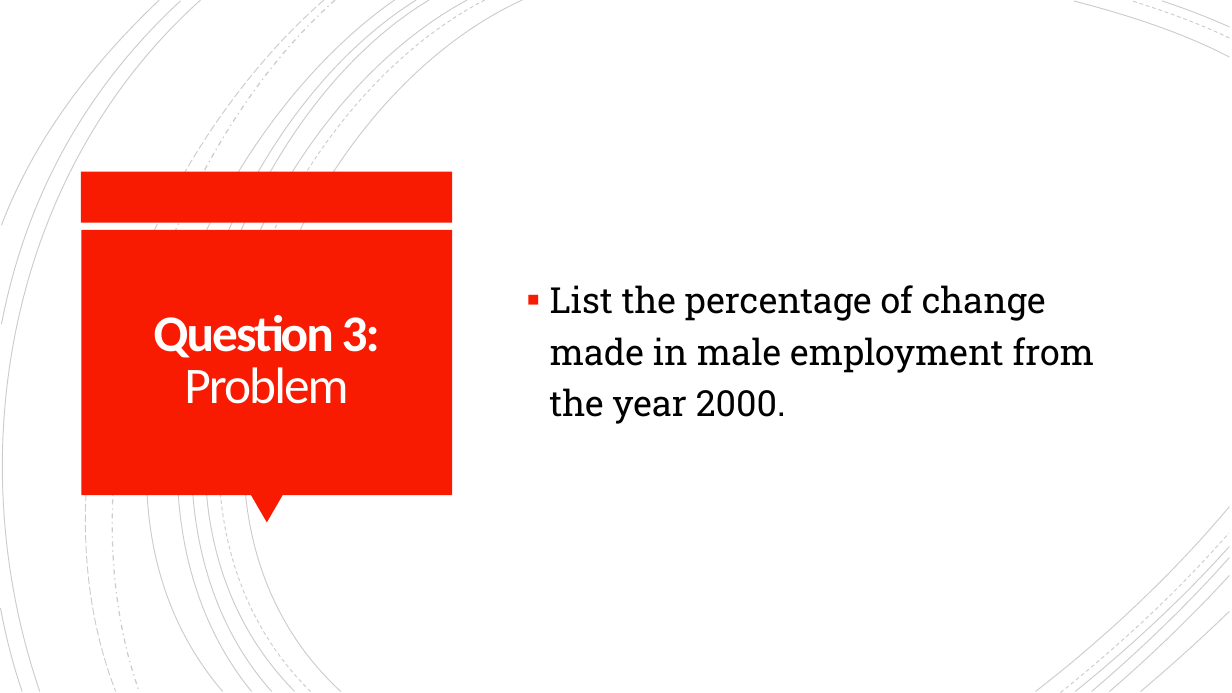
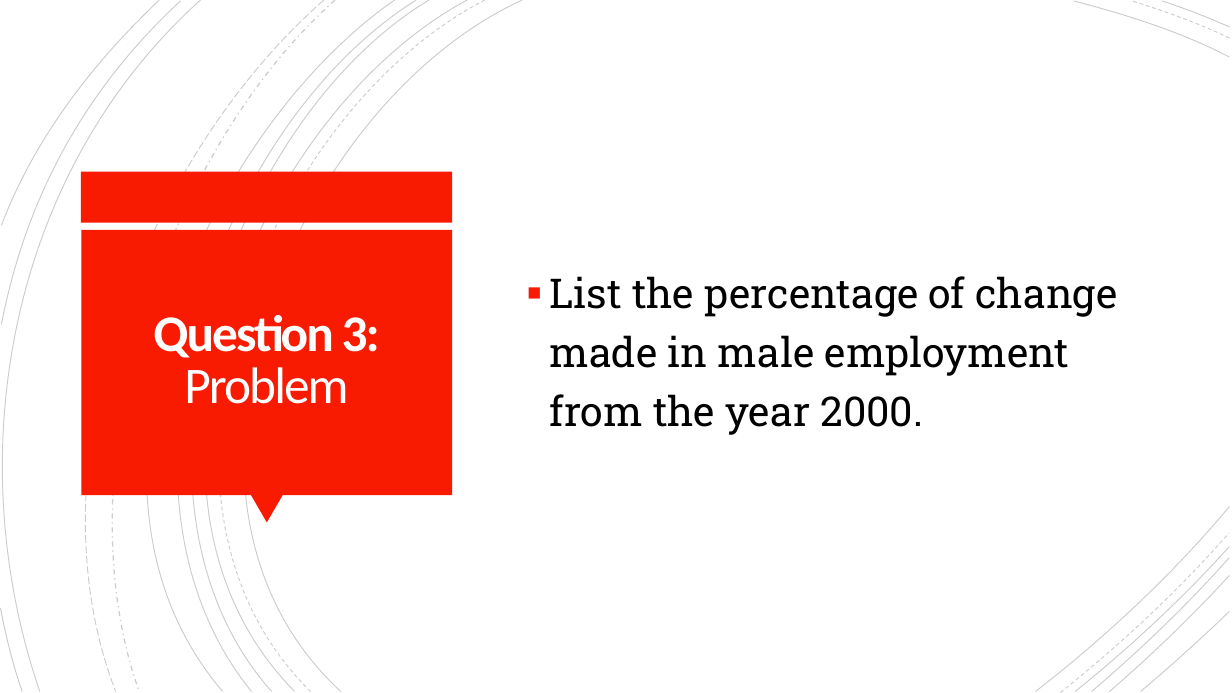
Before and after one commit to cordellsl/Project2, a slide deck: slide 9 of Project 2 Presentation.pptx (slide 8 before the commit). Drawn at 1232x693 pixels with LibreOffice and Linux fonts; fonts in the diff are those of the drawing. Boxes give left, top, right and bottom in pixels: in the first picture for what was removed or moved away, otherwise in the second. Text is boxed around its words. In the diff, an @@ line names an element or a change of style, - is before the commit and + after.

```diff
--- a/Project 2 Presentation.pptx
+++ b/Project 2 Presentation.pptx
@@ text "List the percentage of change ..." at (550, 276, 1118, 435): size 28 to 32 pt @@
```
Also in this commit, not shown: 9 other slides changed, 2 slides added.
